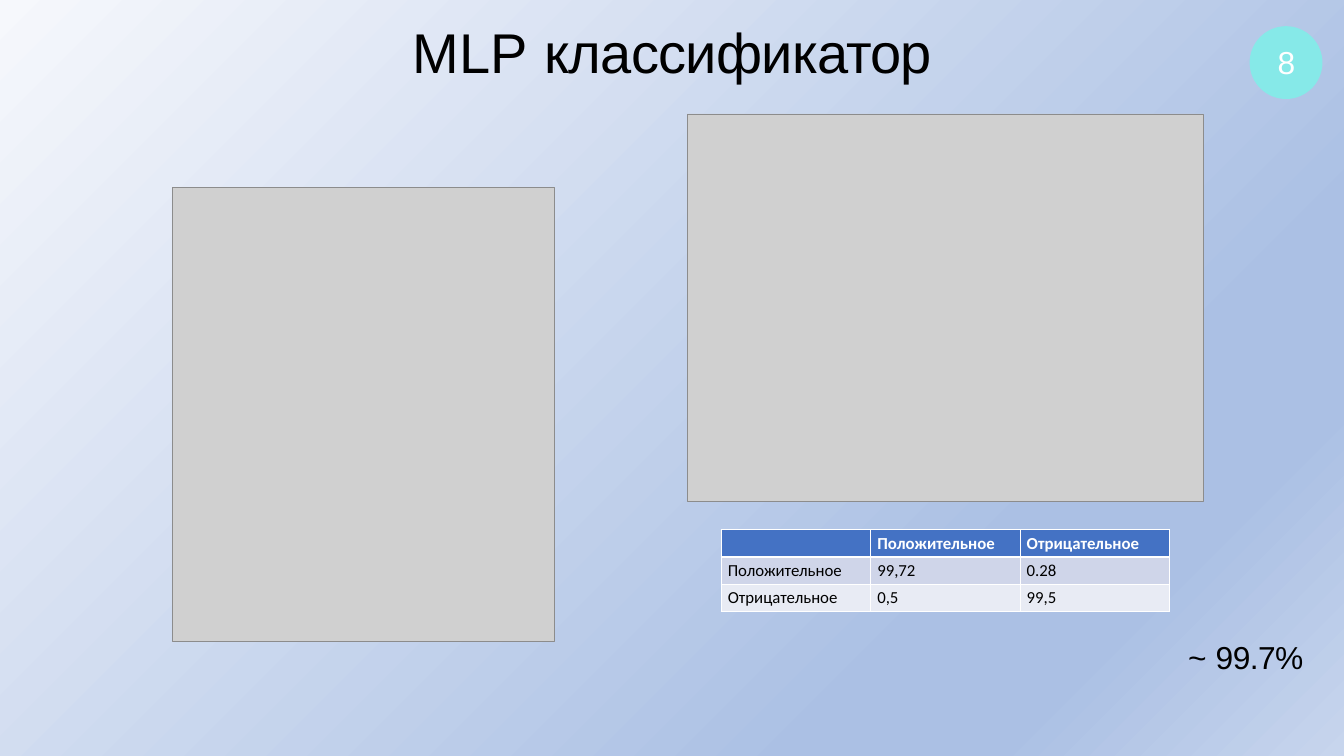
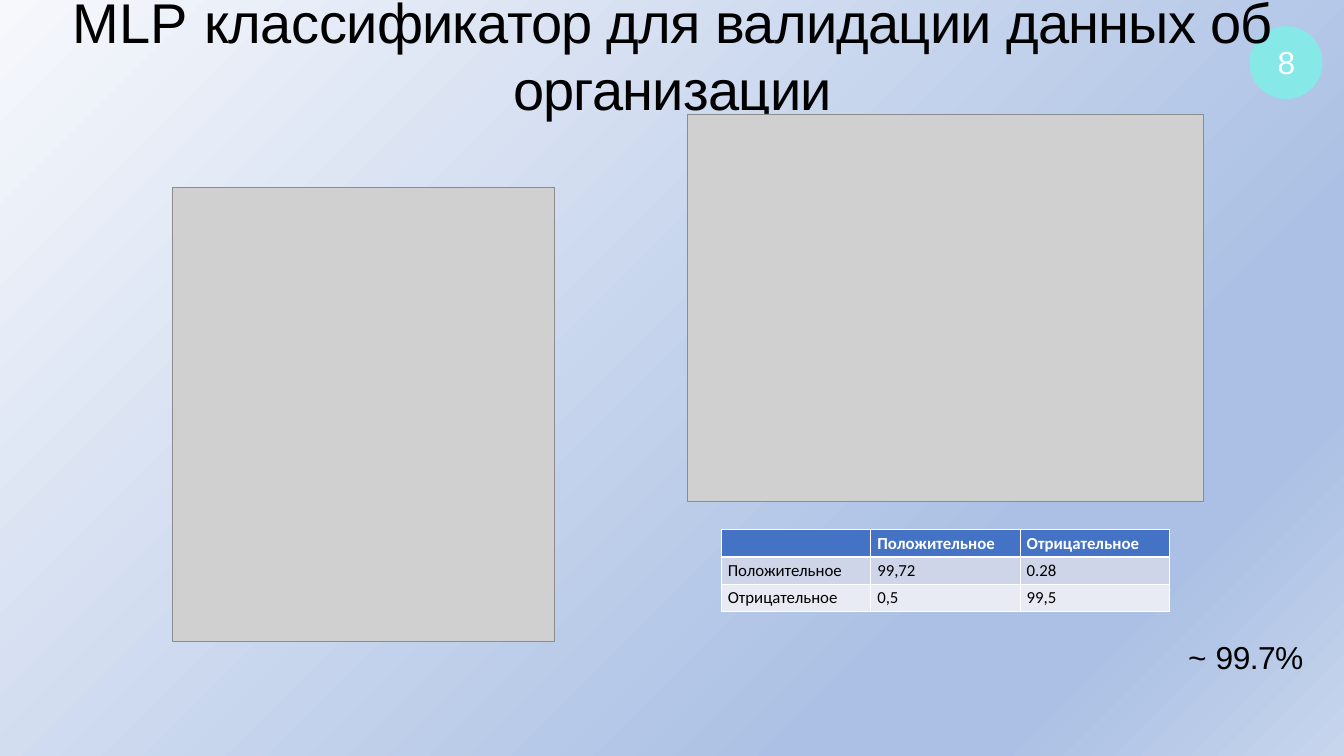
Before and after one commit to Infoboros/bachelors-degree, a slide deck: slide 8 of презентация.pptx. Drawn at 1344x756 pixels with LibreOffice and Linux fonts; fonts in the diff are those of the drawing; grey boxes stand for pictures. Boxes give left, top, right and bottom in pixels: in the first picture for what was removed or moved away, otherwise in the second. Text is boxed around its words. In the diff, an @@ line names an element or a change of style, - is before the commit and + after.

```diff
--- a/презентация.pptx
+++ b/презентация.pptx
@@ title at (73, 2, 1273, 121): text changed @@
-MLP классификатор
+MLP классификатор для валидации данных об организации
```
Also in this commit, not shown: 2 other slides changed.
